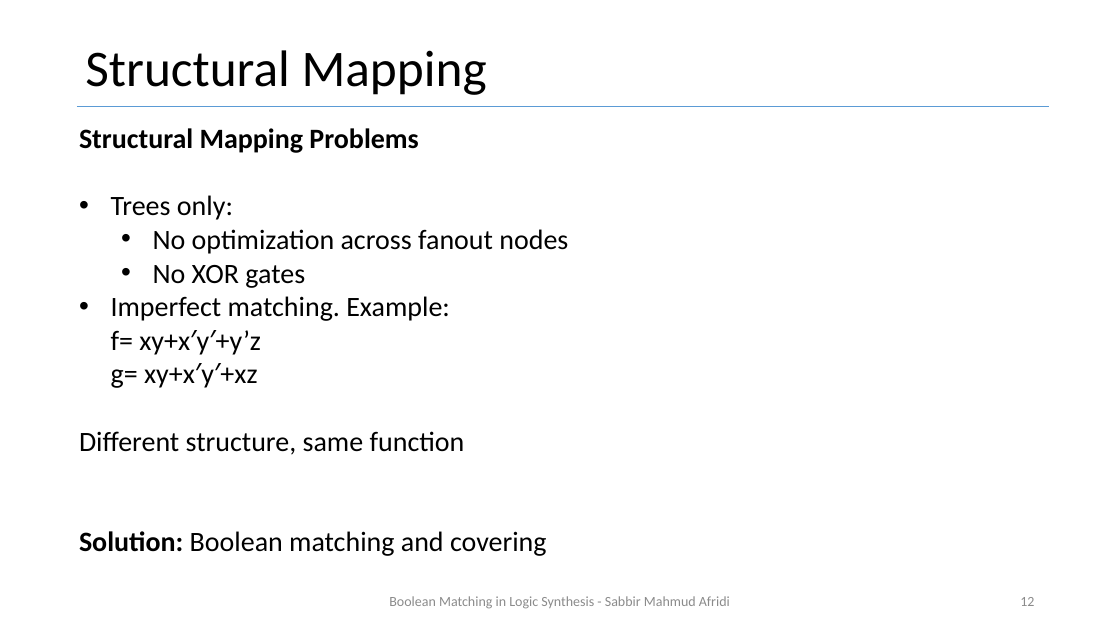
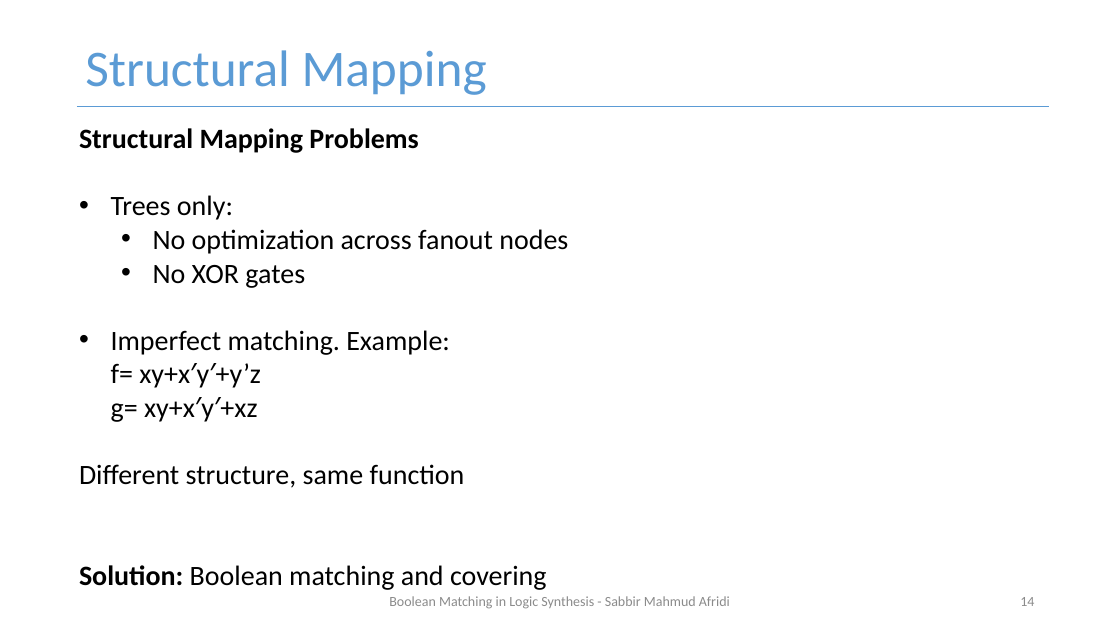
Before and after one commit to smahmuddz/logicSynthesis, a slide deck: slide 14 of Presentation.pptx (slide 12 before the commit). Drawn at 1120x630 pixels with LibreOffice and Linux fonts; fonts in the diff are those of the drawing. Boxes give left, top, right and bottom in pixels: in the first picture for what was removed or moved away, otherwise in the second. Text is boxed around its words. In the diff, an @@ line names an element or a change of style, - is before the commit and + after.

```diff
--- a/Presentation.pptx
+++ b/Presentation.pptx
@@ title "Structural Mapping" at [85,50,487,95]: text colour #000000 to #5B9BD5 @@
@@ text "Structural Mapping Problems" rewrapped from [79,128,568,556] to [79,128,568,590] @@
@@ page number at [1020,597,1034,606]: text changed @@
-12
+14
```
Also in this commit, not shown: 29 other slides changed, 2 slides added.
